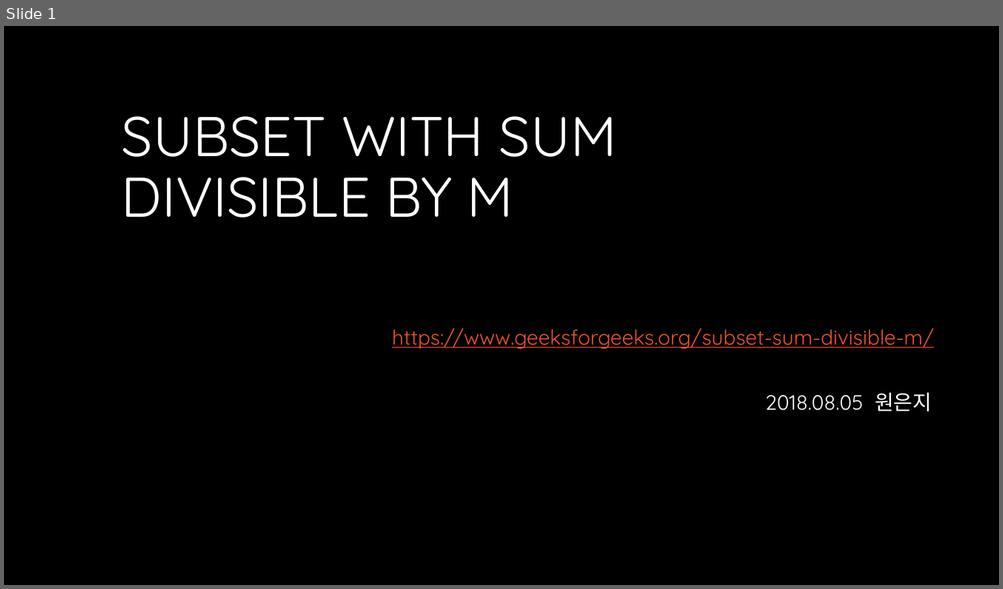
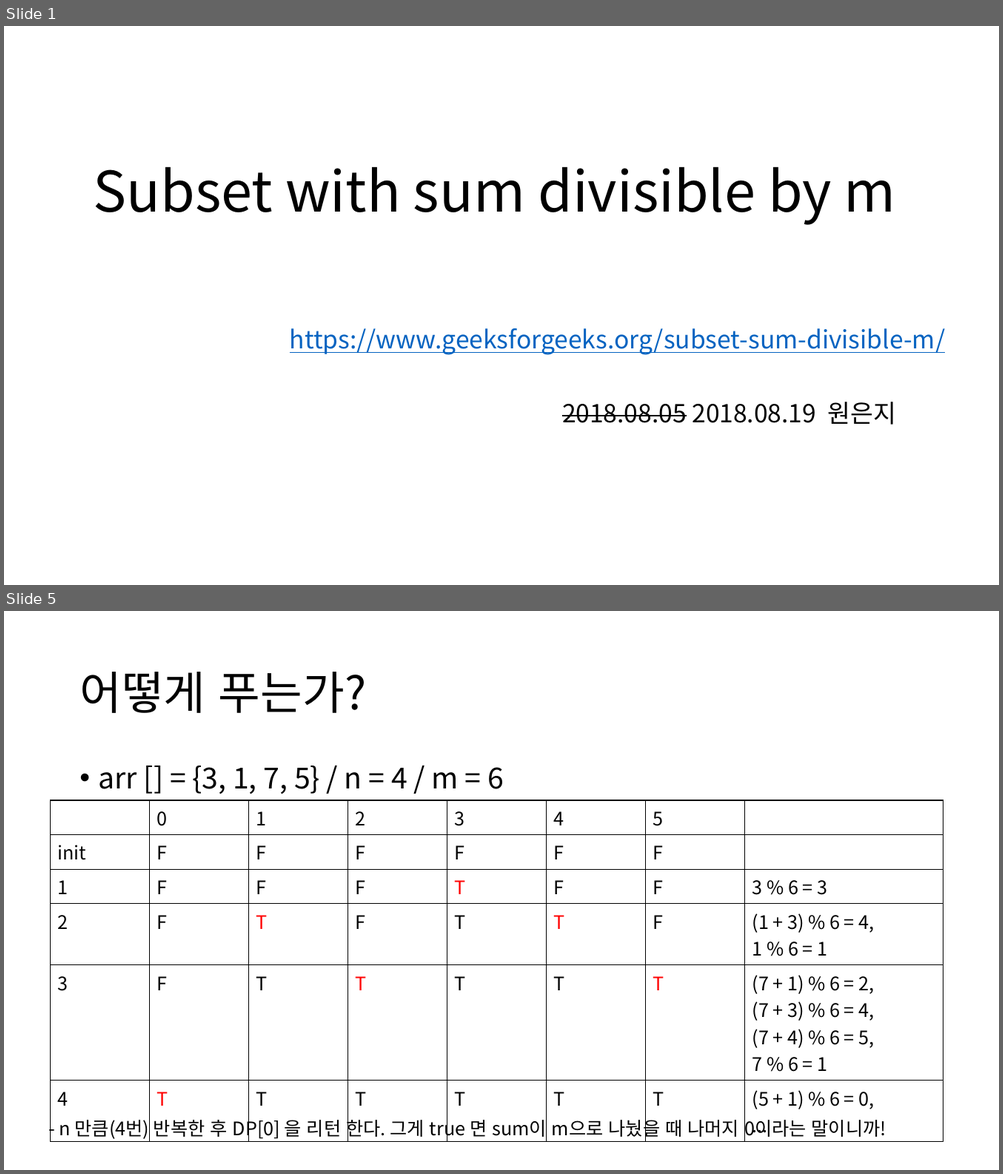
Before and after one commit to eunjiWon/algorithm_study, a slide deck: Subsum.pptx. Shown one above the other, each under a label of ours: slide 1 before the commit, slides 1 and 5 after it; the slides between them are not shown. The pictures are 1003x589 and 1003x1174 pixels, drawn with LibreOffice and Linux fonts; fonts in the diff are those of the drawing; background and template pictures are left out. Boxes give left, top, right and bottom in pixels: in the first picture for what was removed or moved away, otherwise in the second. Text is boxed around its words. In the diff, an @@ line names an element or a change of style, - is before the commit and + after.

```diff
--- a/Subsum.pptx
+++ b/Subsum.pptx
@@ slide 5 added at <box>4,611,999,1170</box>, background #FFFFFF @@
@@ title added at <box>79,672,367,713</box>, 44 pt, text #000000 @@
+어떻게 푸는가?
@@ text added at <box>99,766,504,794</box>, 28 pt, text #000000 @@
+• arr [] = {3, 1, 7, 5} / n = 4 / m = 6
@@ table added at <box>51,800,943,1113</box>, 6 rows, 8 columns @@
+ | 0 | 1 | 2 | 3 | 4 | 5 | 
+init | F | F | F | F | F | F | 
+1 | F | F | F | T | F | F | 3 % 6 = 3
+2 | F | T | F | T | T | F | (1 + 3) % 6 = 4, / 1 % 6 = 1
+3 | F | T | T | T | T | T | (7 + 1) % 6 = 2, / (7 + 3) % 6 = 4, / (7 + 4) % 6 = 5, / 7 % 6 = 1
+4 | T | T | T | T | T | T | (5 + 1) % 6 = 0, / ...
@@ text added at <box>60,1116,886,1140</box>, 18 pt, text #000000 @@
+- n 만큼(4번) 반복한 후 DP[0] 을 리턴 한다. 그게 true 면 sum이 m으로 나눴을 때 나머지 0이라는 말이니까!
@@ slide 1 changed as well @@
@@ background #000000 to #FFFFFF @@
@@ title at <box>94,167,896,225</box>: text changed; font Quicksand to Noto Sans CJK KR; text colour #FFFFFF to #000000 @@
-SUBSET WITH SUM DIVISIBLE BY M
+Subset with sum divisible by m
@@ subtitle "https://www.geeksforgeeks.org/subset-sum-divisible-m/": place and size @@
-subtitle "https://www.geeksforgeeks.org/subset-sum-divisible-m/" at <box>392,328,933,412</box>
+subtitle "https://www.geeksforgeeks.org/subset-sum-divisible-m/" at <box>290,329,945,425</box>
@@ subtitle at <box>290,329,945,355</box>: size 20 to 24 pt, font Quicksand to Noto Sans CJK KR, text colour #F0532B to #0563C1 in "https://www.geeksforgeeks.org/subset-sum-divisible-m/"; alignment left to centre @@
@@ subtitle at <box>562,402,896,425</box>: text changed; size 20 to 24 pt; font Quicksand to Noto Sans CJK KR; text colour #FFFFFF to #000000 @@
-2018.08.05 원은지
+2018.08.05 2018.08.19 원은지
```
Also in this commit, not shown: 1 other slide changed, 4 other slides added, 3 slides removed, 10 other files.
